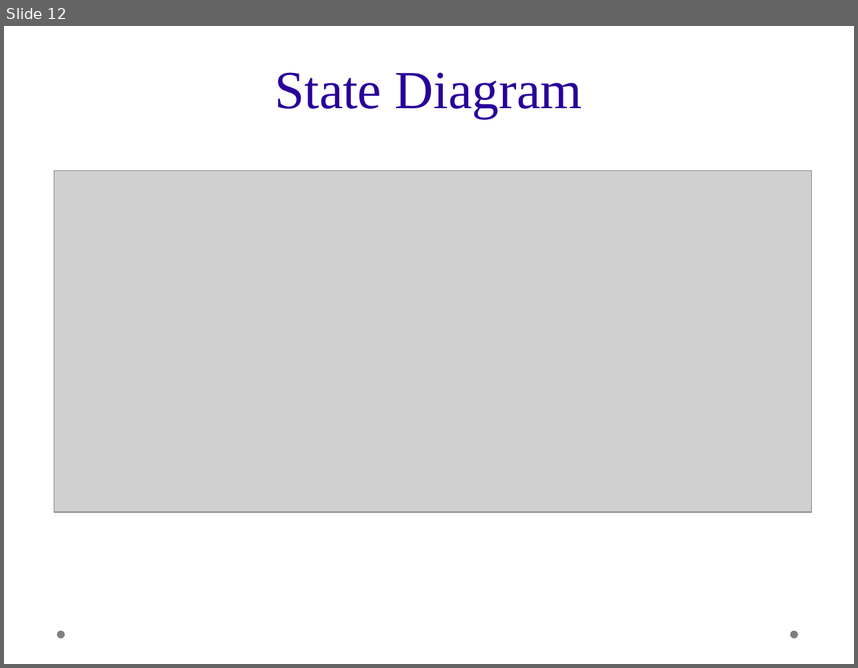
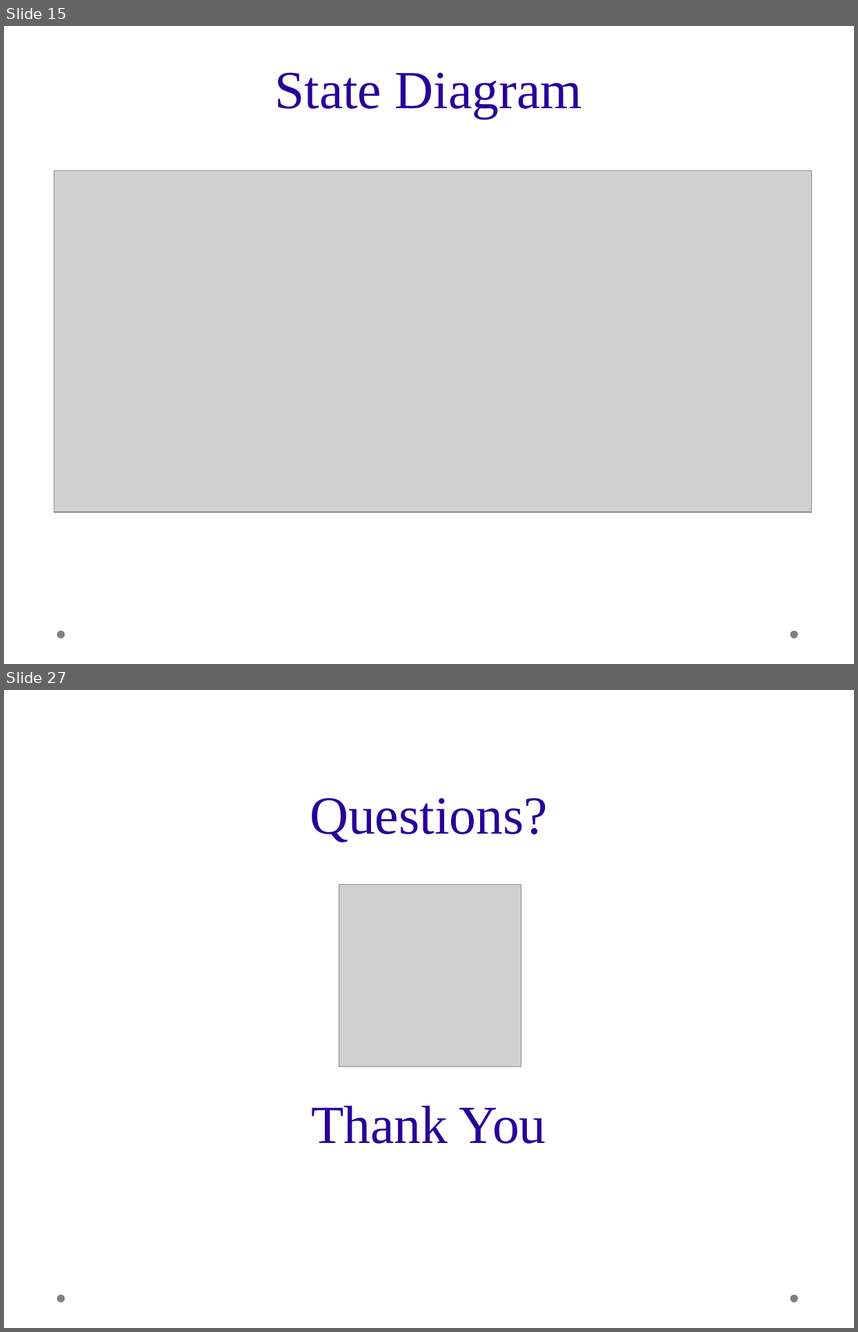
Before and after one commit to mahidharc/drdo.ids, a slide deck: presentation.odp. Shown one above the other, each under a label of ours: slide 12 before the commit, slides 15 and 27 after it; the slides between them are not shown. The pictures are 858x668 and 858x1332 pixels, drawn with LibreOffice and Linux fonts; fonts in the diff are those of the drawing; grey boxes stand for pictures; background and template pictures are left out. Boxes give left, top, right and bottom in pixels: in the first picture for what was removed or moved away, otherwise in the second. Text is boxed around its words. In the diff, an @@ line names an element or a change of style, - is before the commit and + after.

```diff
--- a/presentation.odp
+++ b/presentation.odp
@@ slide 27 added at bbox=[4, 690, 854, 1328], background picture (left out); not listed: 2 template elements that a slide beside it also shows @@
@@ title added at bbox=[310, 798, 548, 1143], 50 pt, text #280099 @@
+Questions?
+Thank You
@@ picture added at bbox=[339, 885, 522, 1067] @@
@@ what was slide 12 is now slide 15 @@
```
Also in this commit, not shown: 4 slides changed, 16 other slides added, 3 slides removed.
